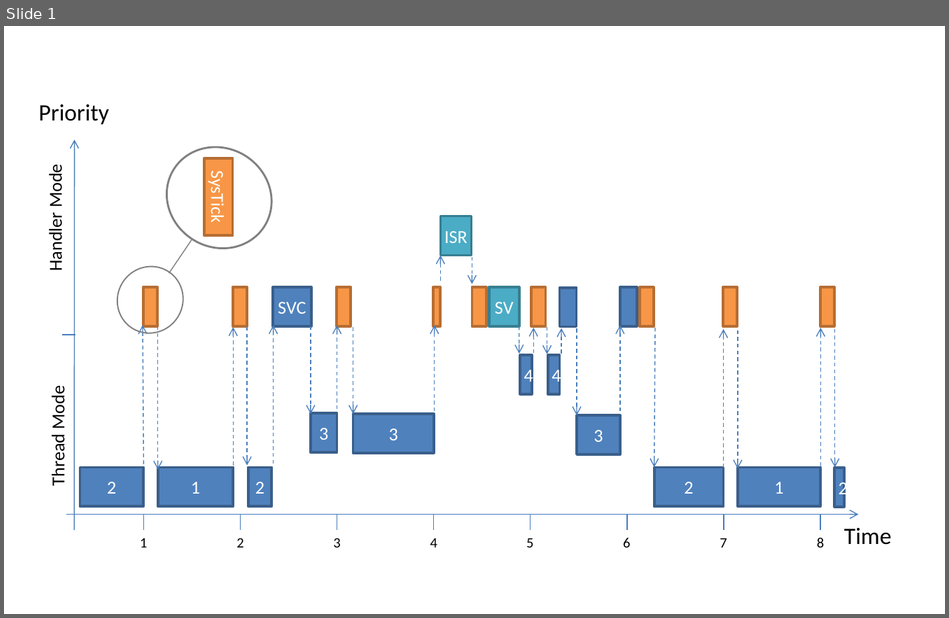
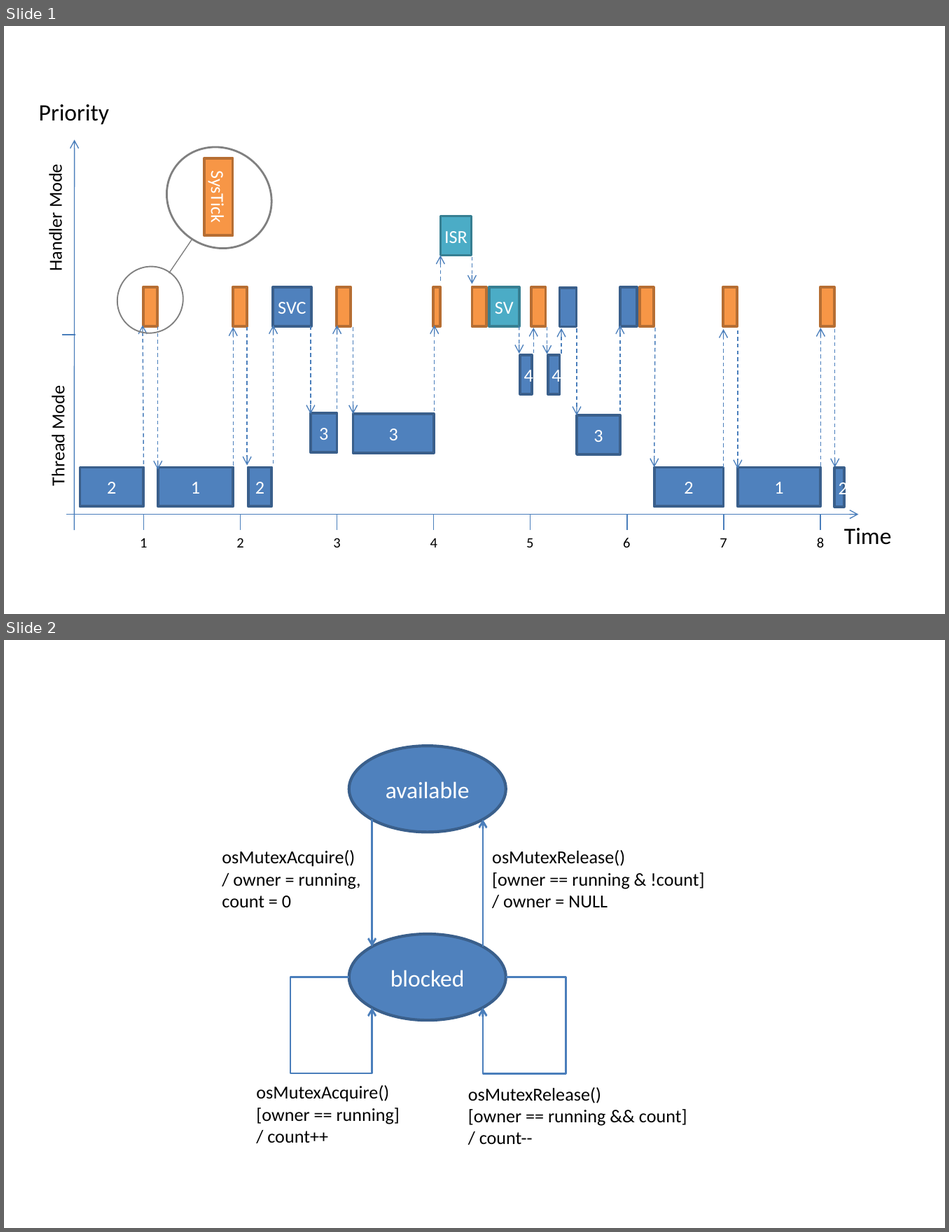
Before and after one commit to JonatanAntoni/CMSIS_6, a slide deck: doxygen/rtos2/src/images/TheoryOfOperation.pptx. Shown one above the other, each under a label of ours: slide 1 before the commit, slides 1 and 2 after it. The pictures are 949x618 and 949x1232 pixels, drawn with LibreOffice and Linux fonts; fonts in the diff are those of the drawing. Boxes give left, top, right and bottom in pixels: in the first picture for what was removed or moved away, otherwise in the second. Text is boxed around its words. In the diff, an @@ line names an element or a change of style, - is before the commit and + after.

Commit message:
Enhanced and unified CMSIS-RTOS2 Mutex documentation.

```diff
--- a/doxygen/rtos2/src/images/TheoryOfOperation.pptx
+++ b/doxygen/rtos2/src/images/TheoryOfOperation.pptx
@@ slide 2 added at (4,640,945,1228), background #FFFFFF @@
@@ ellipse added at (349,746,507,832), fill #4F81BD, outline #3A5F8C 2.25 pt, 18 pt, text #FFFFFF @@
+available
@@ arrow added from (372, 820) to (372, 947), #4B7EBC 1.5 pt @@
@@ arrow added from (483, 947) to (483, 820), #4B7EBC 1.5 pt @@
@@ text added at (222,850,361,908), 14 pt, text #000000 @@
+osMutexAcquire()
+/ owner = running,
+count = 0
@@ text added at (492,850,704,908), 14 pt, text #000000 @@
+osMutexRelease()
+[owner == running & !count]
+/ owner = NULL
@@ ellipse added at (349,933,507,1020), fill #4F81BD, outline #3A5F8C 2.25 pt, 18 pt, text #FFFFFF @@
+blocked
@@ elbow arrow added from (349, 977) to (372, 1008), #4B7EBC 1.5 pt @@
@@ elbow arrow added from (505, 977) to (483, 1008), #4B7EBC 1.5 pt @@
@@ text added at (256,1085,400,1143), 14 pt, text #000000 @@
+osMutexAcquire()
+[owner == running]
+/ count++
@@ text added at (468,1087,687,1144), 14 pt, text #000000 @@
+osMutexRelease()
+[owner == running && count]
+/ count--
```
Also in this commit, not shown: 2 other files.
